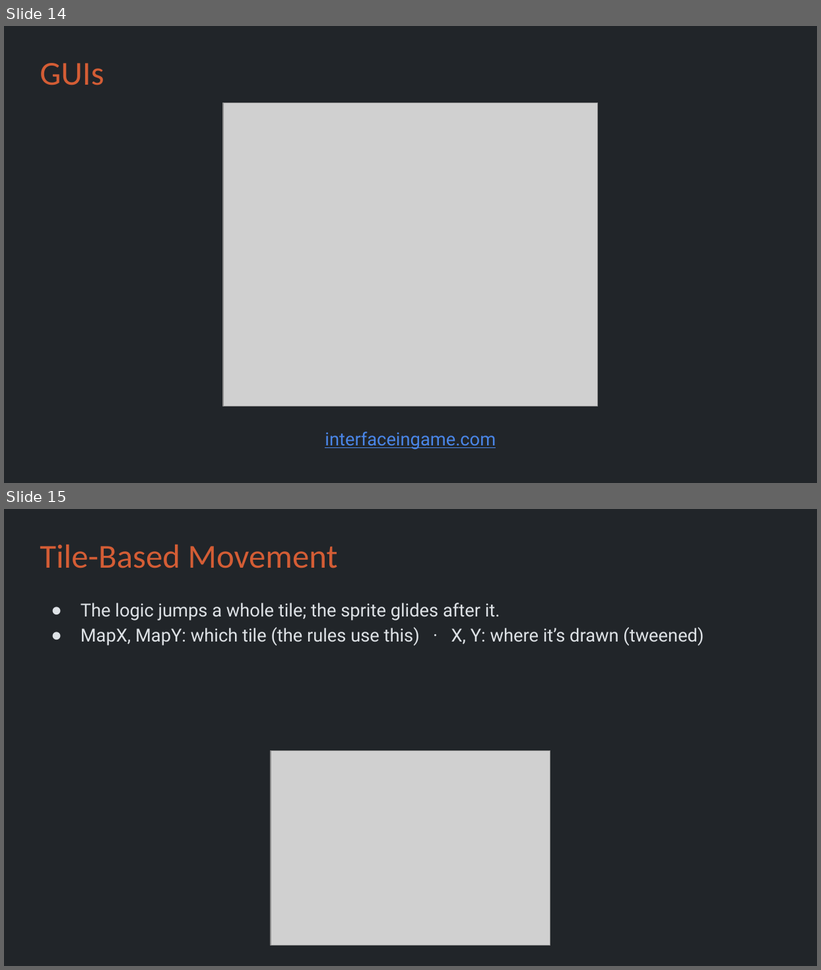
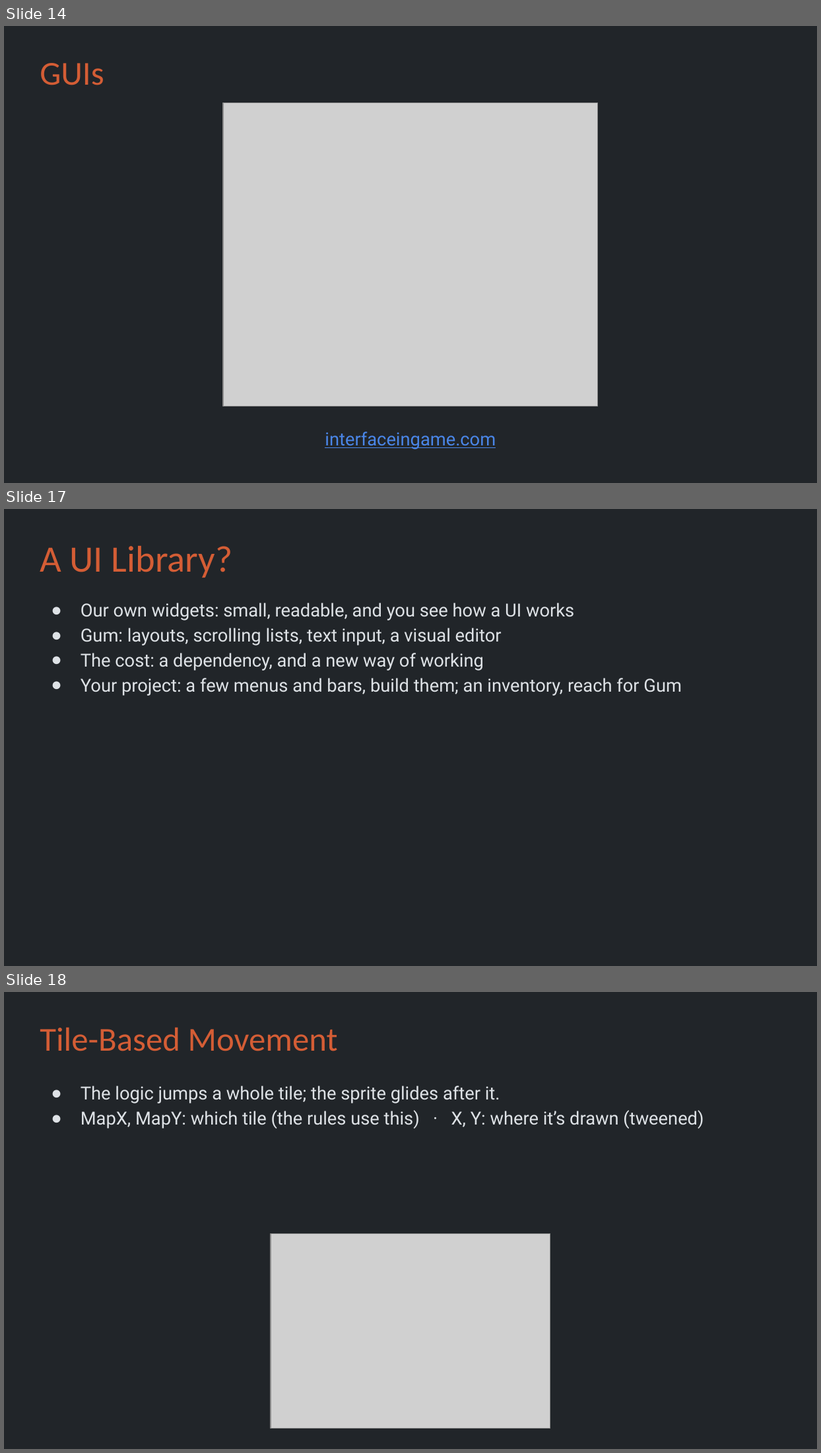
Before and after one commit to Metamate/gar, a slide deck: slides/10 Pokemon.pptx. Shown one above the other, each under a label of ours: slides 14 and 15 before the commit, slides 14, 17 and 18 after it; the slides between them are not shown. The pictures are 821x970 and 821x1453 pixels, drawn with LibreOffice and Linux fonts; fonts in the diff are those of the drawing; grey boxes stand for pictures. Boxes give left, top, right and bottom in pixels: in the first picture for what was removed or moved away, otherwise in the second. Text is boxed around its words. In the diff, an @@ line names an element or a change of style, - is before the commit and + after.

```diff
--- a/slides/10 Pokemon.pptx
+++ b/slides/10 Pokemon.pptx
@@ slide 17 added at (x1=4, y1=509, x2=817, y2=966), background #212529 @@
@@ title added at (x1=40, y1=546, x2=232, y2=578), 33 pt, text #D45D35 @@
+A UI Library?
@@ text added at (x1=81, y1=603, x2=682, y2=696), 16 pt, text #DEE2E6 @@
+● Our own widgets: small, readable, and you see how a UI works
+● Gum: layouts, scrolling lists, text input, a visual editor
+● The cost: a dependency, and a new way of working
+● Your project: a few menus and bars, build them; an inventory, reach for Gum
@@ what was slide 15 is now slide 18 @@
```
Also in this commit, not shown: 2 other slides added, 1 other file.
